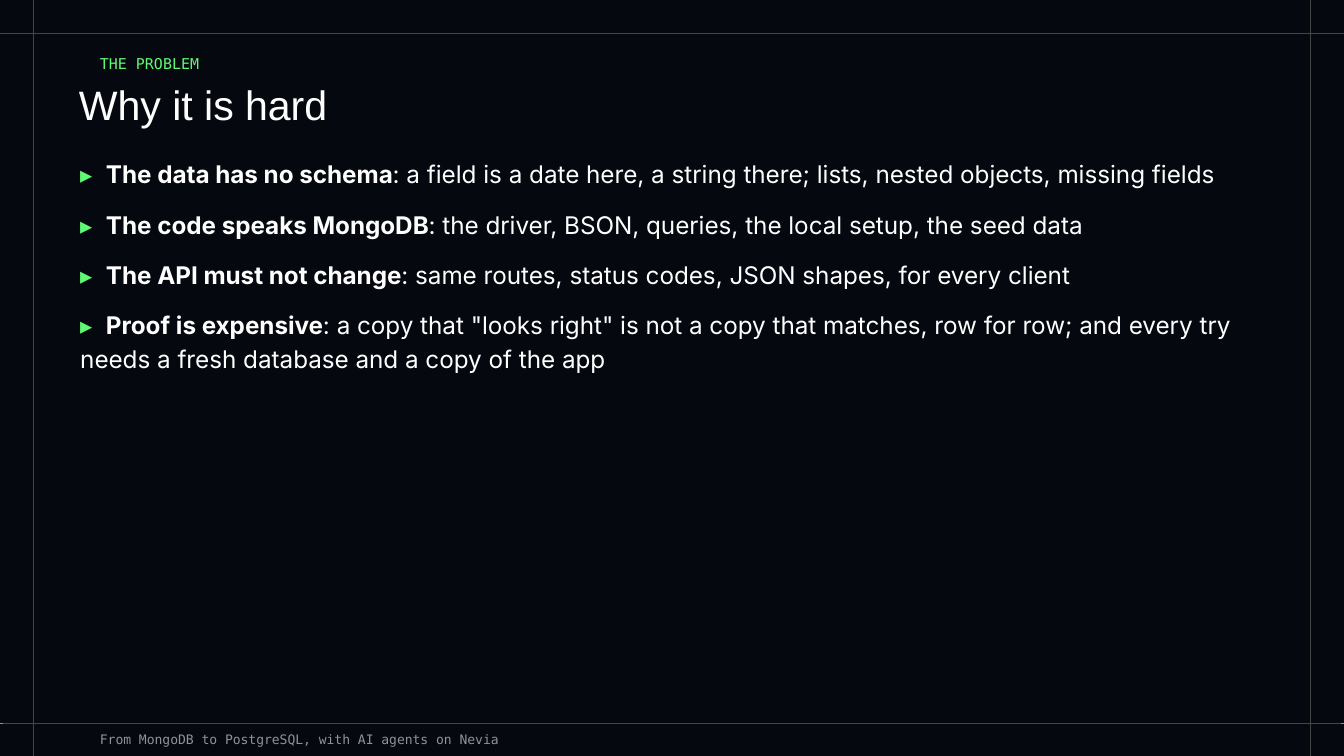
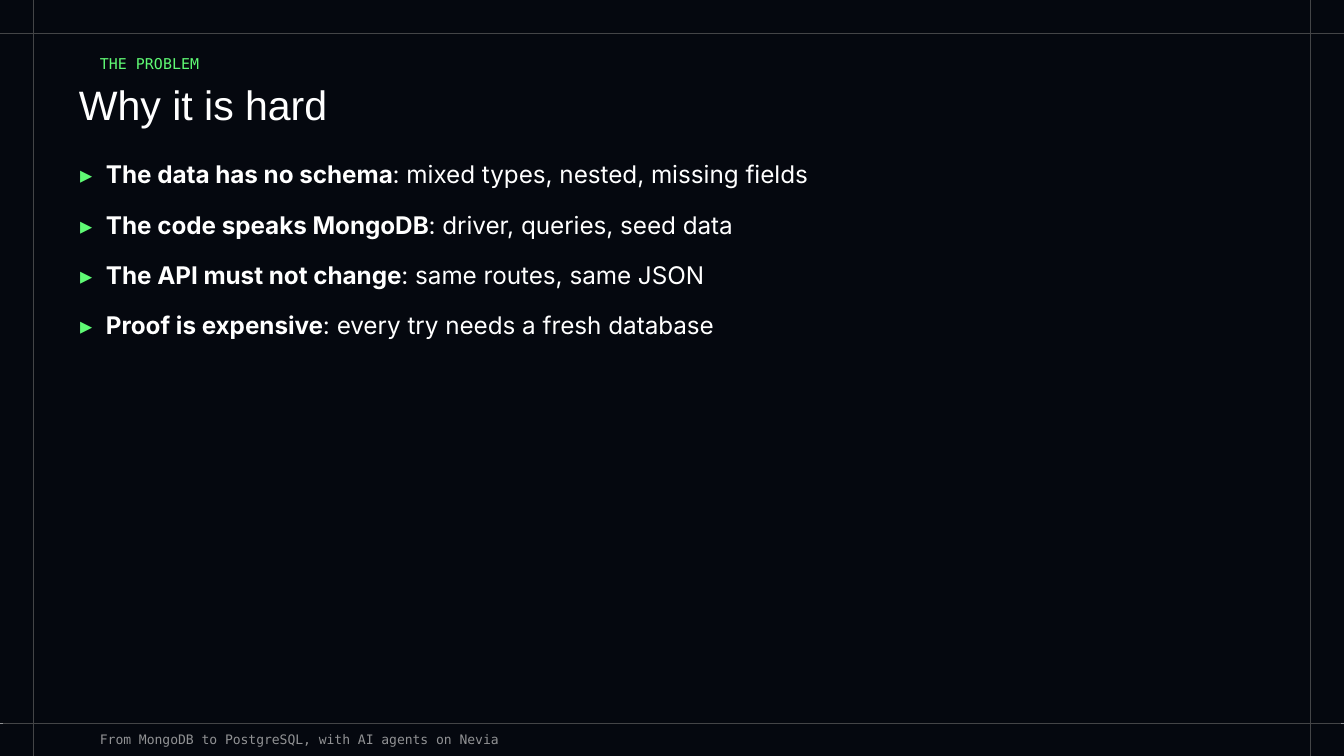
Before and after one commit to bertrandcedric/nevia-agent, a slide deck: slide 2 of docs/presentation.pptx. Drawn at 1344x756 pixels with LibreOffice and Linux fonts; fonts in the diff are those of the drawing. Boxes give left, top, right and bottom in pixels: in the first picture for what was removed or moved away, otherwise in the second. Text is boxed around its words. In the diff, an @@ line names an element or a change of style, - is before the commit and + after.

```diff
--- a/docs/presentation.pptx
+++ b/docs/presentation.pptx
@@ text at bbox=[106, 164, 808, 339]: text changed @@
-▸ The data has no schema: a field is a date here, a string there; lists, nested objects, missing fields
-▸ The code speaks MongoDB: the driver, BSON, queries, the local setup, the seed data
-▸ The API must not change: same routes, status codes, JSON shapes, for every client
-▸ Proof is expensive: a copy that "looks right" is not a copy that matches, row for row; and every try needs a fresh database and a copy of the app
+▸ The data has no schema: mixed types, nested, missing fields
+▸ The code speaks MongoDB: driver, queries, seed data
+▸ The API must not change: same routes, same JSON
+▸ Proof is expensive: every try needs a fresh database
```
Also in this commit, not shown: 7 other slides changed, 16 slides added, 2 slides removed, 7 other files.
